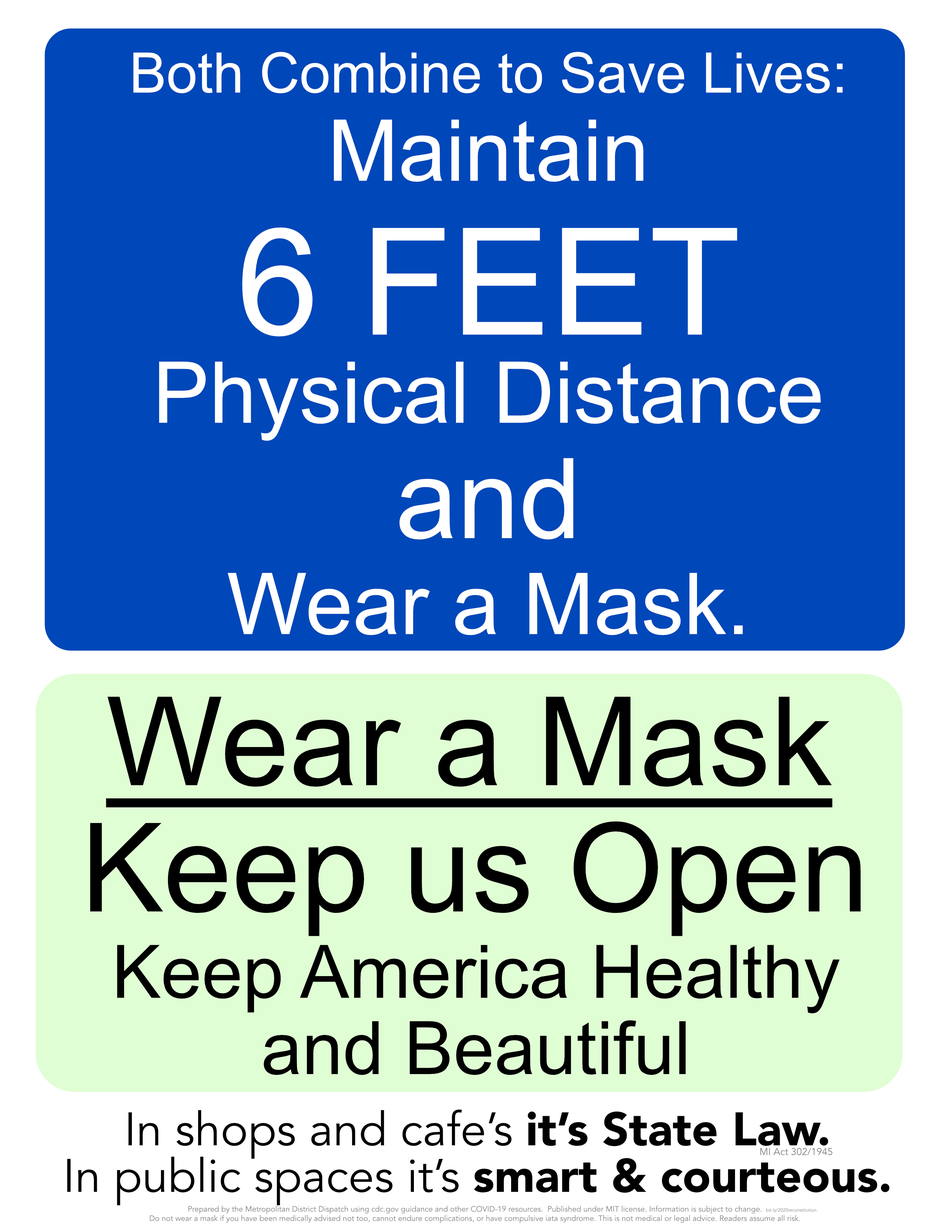
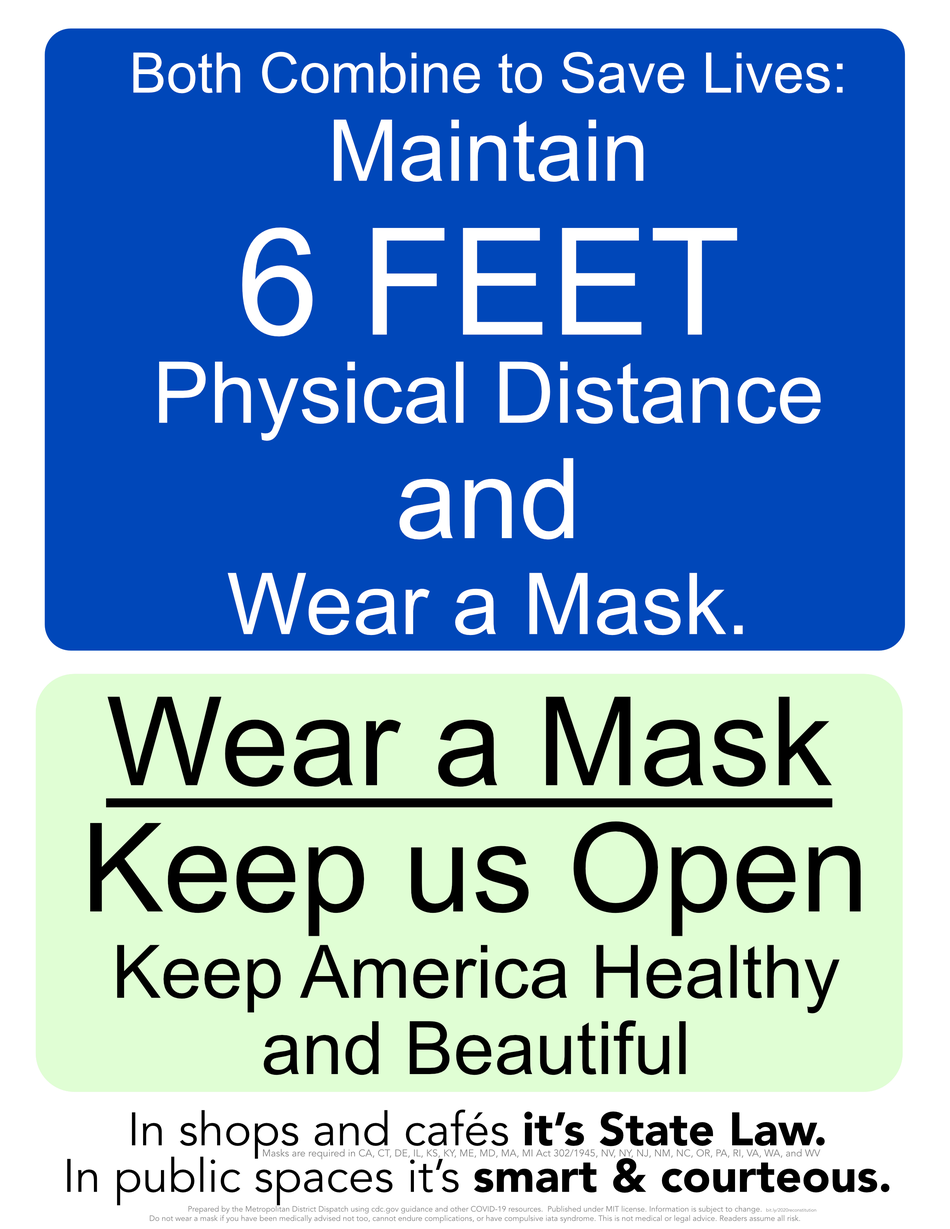
The second 950 × 1229 image is a revision of the first. Changes to its layers:
painted on (unnamed layer) (6th of 15, in (unnamed layer)) over [262, 1148, 833, 1160]
painted on (unnamed layer) (7th of 15, in (unnamed layer)) over [128, 1109, 829, 1160]
